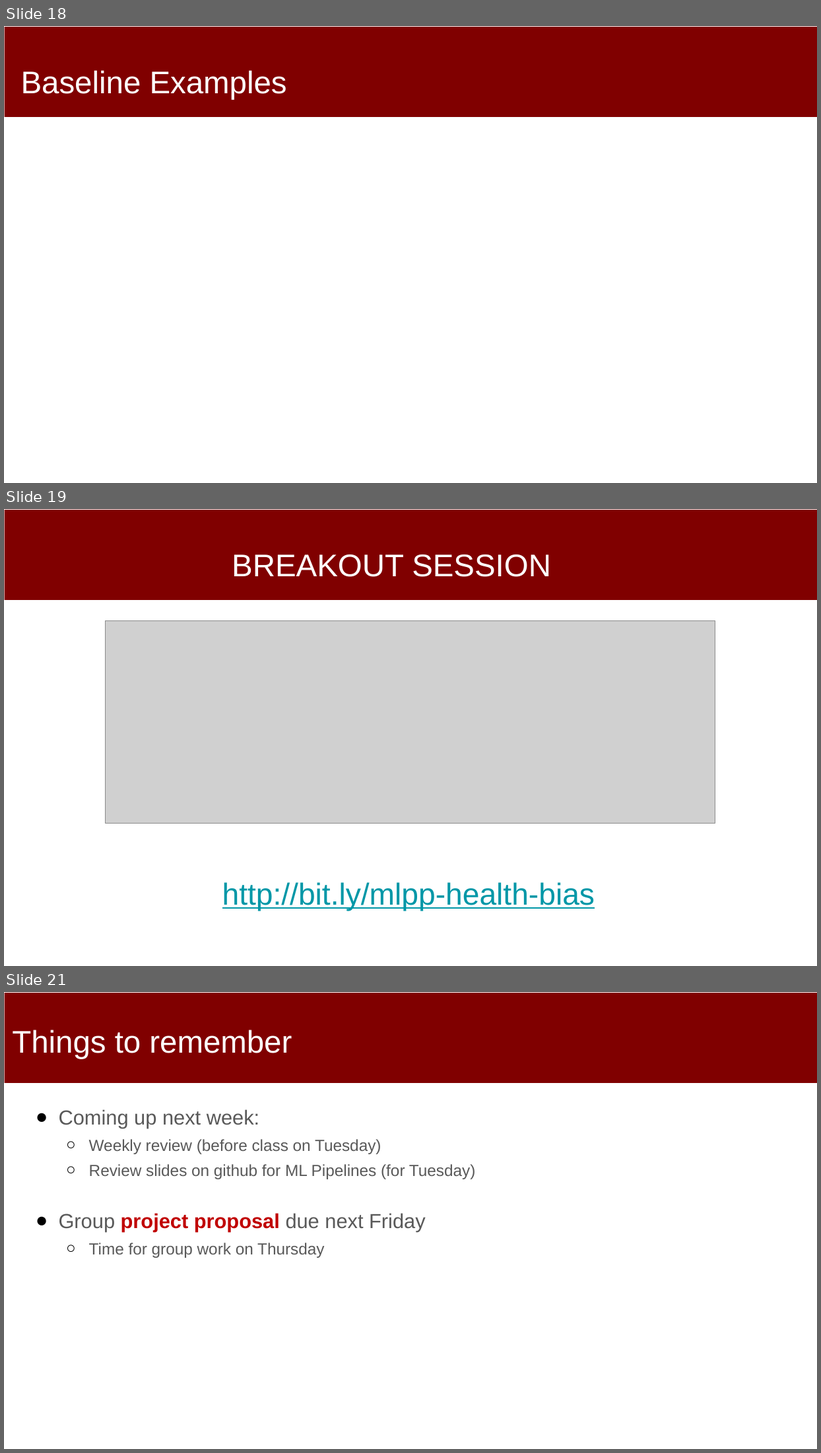
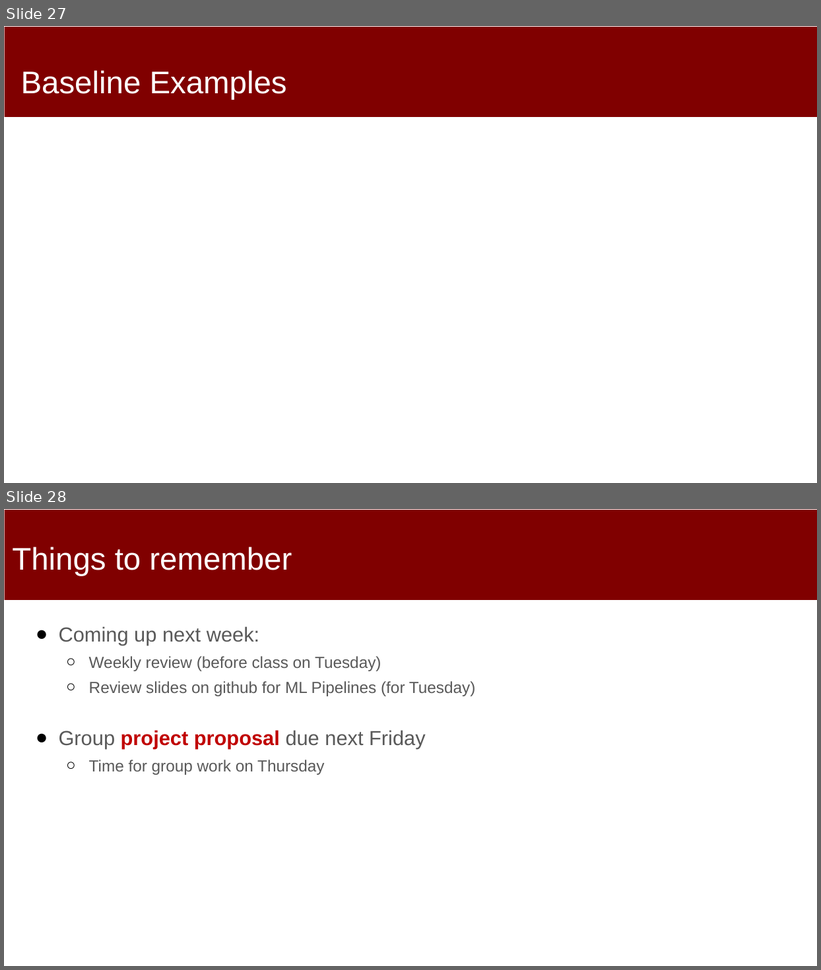
Before and after one commit to dssg/mlforpublicpolicylab, a slide deck: Lectures/07-formulation-and-baselines.pptx. Shown one above the other, each under a label of ours: slides 18, 19 and 21 before the commit, slides 27 and 28 after it; the slides between them are not shown. The pictures are 821x1453 and 821x970 pixels, drawn with LibreOffice and Linux fonts; fonts in the diff are those of the drawing; grey boxes stand for pictures. Boxes give left, top, right and bottom in pixels: in the first picture for what was removed or moved away, otherwise in the second. Text is boxed around its words. In the diff, an @@ line names an element or a change of style, - is before the commit and + after.

```diff
--- a/Lectures/07-formulation-and-baselines.pptx
+++ b/Lectures/07-formulation-and-baselines.pptx
@@ slide 19 removed at bbox=[4, 509, 817, 966], background #FFFFFF; not listed: 1 template element that a slide beside it also shows @@
@@ title removed at bbox=[232, 555, 551, 577] @@
-BREAKOUT SESSION
@@ picture removed at bbox=[106, 621, 716, 823] @@
@@ text removed at bbox=[222, 883, 595, 911] @@
-http://bit.ly/mlpp-health-bias
@@ what was slide 18 is now slide 27 @@
@@ what was slide 21 is now slide 28 @@
```
Also in this commit, not shown: 1 slide changed, 9 slides added, 1 other slide removed.
